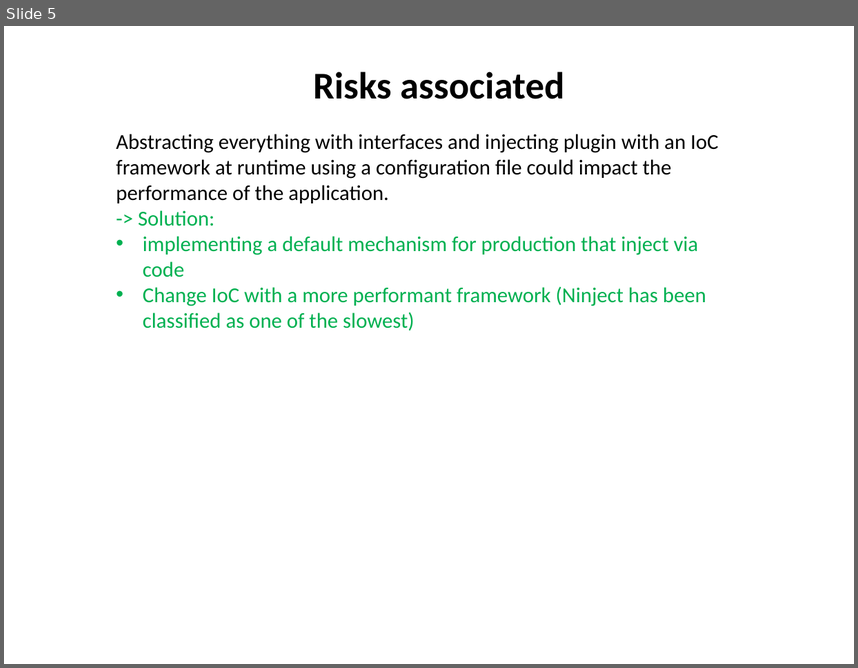
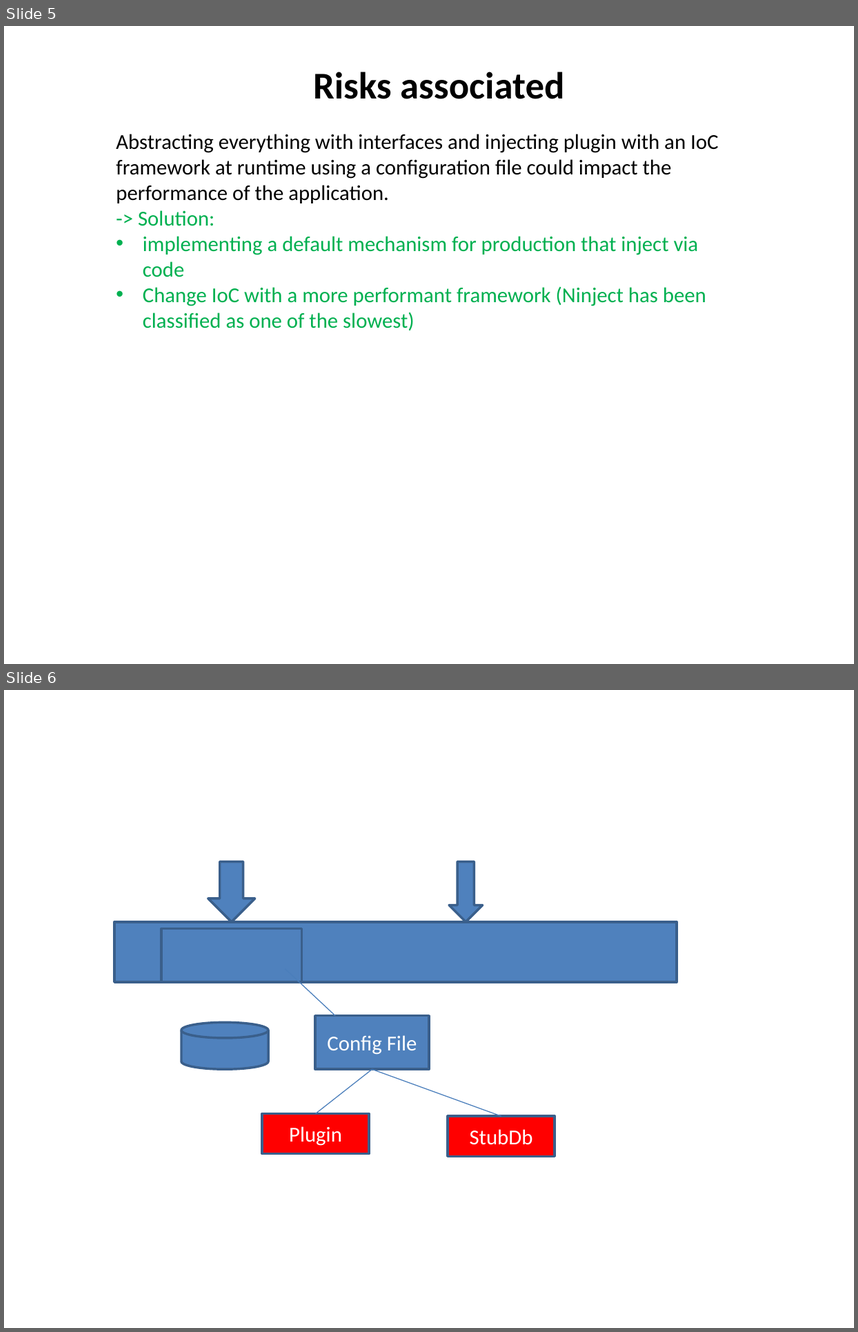
Before and after one commit to giorgifabio/NinjectRuntimeInjection, a slide deck: Doc/AppInfo.pptx. Shown one above the other, each under a label of ours: slide 5 before the commit, slides 5 and 6 after it. The pictures are 858x668 and 858x1332 pixels, drawn with LibreOffice and Linux fonts; fonts in the diff are those of the drawing. Boxes give left, top, right and bottom in pixels: in the first picture for what was removed or moved away, otherwise in the second. Text is boxed around its words. In the diff, an @@ line names an element or a change of style, - is before the commit and + after.

```diff
--- a/Doc/AppInfo.pptx
+++ b/Doc/AppInfo.pptx
@@ slide 6 added at box(4, 690, 854, 1328), background #FFFFFF @@
@@ down arrow added at box(208, 862, 254, 922), fill #4F81BD, outline #3A5F8C 2 pt @@
@@ down arrow added at box(450, 862, 483, 922), fill #4F81BD, outline #3A5F8C 2 pt @@
@@ rectangle added at box(114, 922, 677, 983), fill #4F81BD, outline #3A5F8C 2 pt @@
@@ rectangle added at box(161, 929, 301, 983), fill #4F81BD, outline #3A5F8C 2 pt @@
@@ line added from (286, 969) to (335, 1016), #4B7EBC 0.75 pt @@
@@ rectangle added at box(315, 1016, 429, 1069), fill #4F81BD, outline #3A5F8C 2 pt, 18 pt, text #FFFFFF @@
+Config File
@@ cylinder added at box(181, 1023, 268, 1069), fill #4F81BD, outline #3A5F8C 2 pt @@
@@ line added from (372, 1069) to (316, 1114), #4B7EBC 0.75 pt @@
@@ line added from (372, 1069) to (501, 1116), #4B7EBC 0.75 pt @@
@@ rectangle added at box(263, 1114, 370, 1153), fill #FF0000, outline #3A5F8C 2 pt, 18 pt, text #FFFFFF @@
+Plugin
@@ rectangle added at box(448, 1116, 555, 1156), fill #FF0000, outline #3A5F8C 2 pt, 18 pt, text #FFFFFF @@
+StubDb
```
Also in this commit, not shown: 2 other files.
